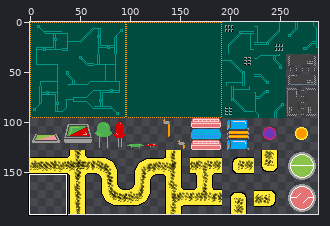
Sprite sheet -- assets/img/boardArt.png. The picture above shows the old version from afar; the outline marks the close-up.
Close-up. Earlier state:
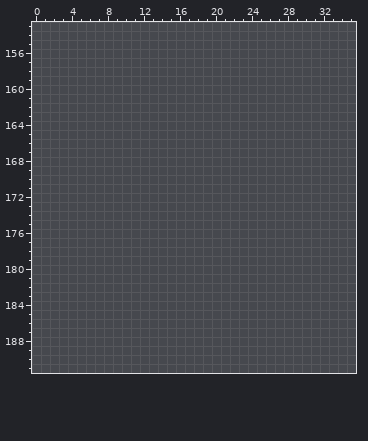
The file is 288x192 pixels. Colours within 5 levels of each other are drawn and written as one. Shown: x 0..35, y 153..191.
And afterwards:
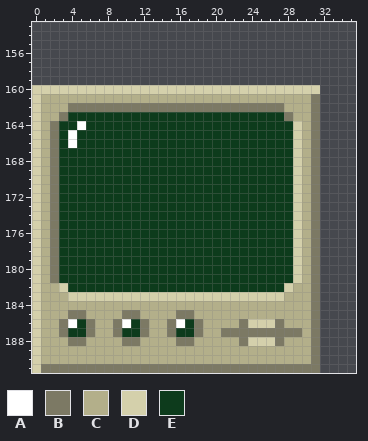
Palette (. is transparent): A #ffffff  B #7c7964  C #b3af8a  D #d4d0ab  E #0d3b1c
Change:
y 160: x 0..31 ................................ -> DDDDDDDDDDDDDDDDDDDDDDDDDDDDDDDD
y 161: x 0..31 ................................ -> DCCCCCCCCCCCCCCCCCCCCCCCCCCCCCCB
y 162: x 0..31 ................................ -> DCCCBBBBBBBBBBBBBBBBBBBBBBBBCCCB
y 163: x 0..31 ................................ -> DCCBEEEEEEEEEEEEEEEEEEEEEEEEBCCB
y 164: x 0..31 ................................ -> DCBEEAEEEEEEEEEEEEEEEEEEEEEEEDCB
y 165..166: x 0..31 ................................ -> DCBEAEEEEEEEEEEEEEEEEEEEEEEEEDCB
y 167..181: x 0..31 ................................ -> DCBEEEEEEEEEEEEEEEEEEEEEEEEEEDCB
y 182: x 0..31 ................................ -> DCCDEEEEEEEEEEEEEEEEEEEEEEEEDCCB
y 183: x 0..31 ................................ -> DCCCDDDDDDDDDDDDDDDDDDDDDDDDCCCB
y 184: x 0..31 ................................ -> DCCCCCCCCCCCCCCCCCCCCCCCCCCCCCCB
y 185: x 0..31 ................................ -> DCCCBBCCCCBBCCCCBBCCCCCCCCCCCCCB
y 186: x 0..31 ................................ -> DCCBAEBCCBAEBCCBAEBCCCCBDDDBCCCB
y 187: x 0..31 ................................ -> DCCBEEBCCBEEBCCBEEBCCBBBBBBBBBCB
y 188: x 0..31 ................................ -> DCCCBBCCCCBBCCCCBBCCCCCBDDDBCCCB
y 189..190: x 0..31 ................................ -> DCCCCCCCCCCCCCCCCCCCCCCCCCCCCCCB
y 191: x 0..31 ................................ -> DBBBBBBBBBBBBBBBBBBBBBBBBBBBBBBB
Pixel boxes of the changes (left, top, right, bottom) in both close-ups:
added: (32, 85, 320, 373)
